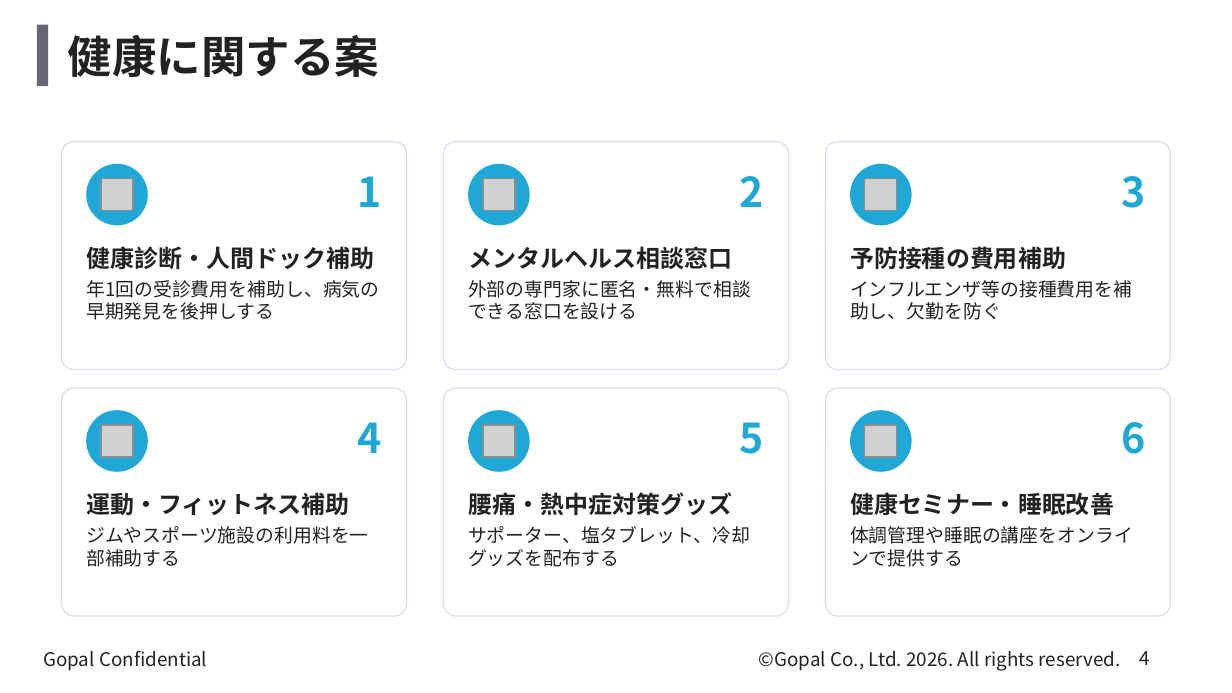
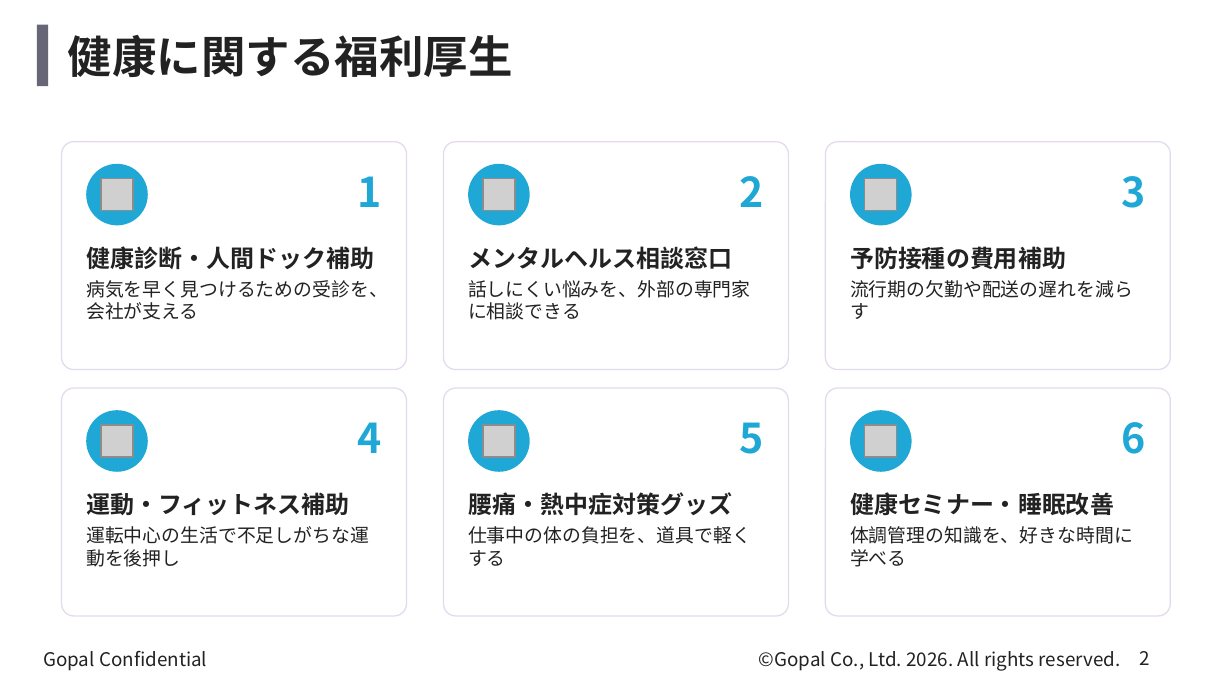
Before and after one commit to kagayugopal-eng/tamu, a slide deck: slide 2 of deck/welfare_health_disaster.pptx (slide 4 before the commit). Drawn at 1232x693 pixels with LibreOffice and Linux fonts; fonts in the diff are those of the drawing; grey boxes stand for pictures; background and template pictures are left out. Boxes give left, top, right and bottom in pixels: in the first picture for what was removed or moved away, otherwise in the second. Text is boxed around its words. In the diff, an @@ line names an element or a change of style, - is before the commit and + after.

```diff
--- a/deck/welfare_health_disaster.pptx
+++ b/deck/welfare_health_disaster.pptx
@@ title at bbox=[68, 35, 513, 77]: text changed @@
-健康に関する案
+健康に関する福利厚生
@@ text at bbox=[86, 280, 388, 320]: text changed @@
-年1回の受診費用を補助し、病気の早期発見を後押しする
+病気を早く見つけるための受診を、会社が支える
@@ text at bbox=[468, 280, 751, 320]: text changed @@
-外部の専門家に匿名・無料で相談できる窓口を設ける
+話しにくい悩みを、外部の専門家に相談できる
@@ text at bbox=[850, 280, 1133, 319]: text changed @@
-インフルエンザ等の接種費用を補助し、欠勤を防ぐ
+流行期の欠勤や配送の遅れを減らす
@@ text at bbox=[86, 526, 369, 567]: text changed @@
-ジムやスポーツ施設の利用料を一部補助する
+運転中心の生活で不足しがちな運動を後押し
@@ text at bbox=[468, 526, 751, 566]: text changed @@
-サポーター、塩タブレット、冷却グッズを配布する
+仕事中の体の負担を、道具で軽くする
@@ text at bbox=[850, 526, 1133, 567]: text changed @@
-体調管理や睡眠の講座をオンラインで提供する
+体調管理の知識を、好きな時間に学べる
@@ page number at bbox=[1139, 651, 1149, 665]: text changed @@
-4
+2
```
Also in this commit, not shown: 2 other slides changed, 12 slides added, 5 slides removed, 1 other file.
